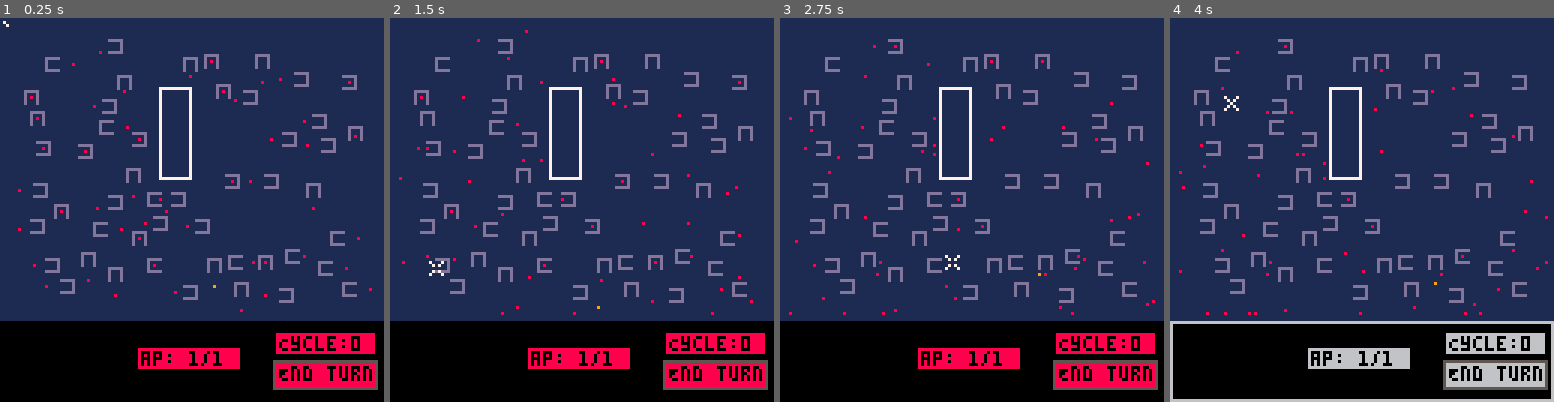
Above: before the commit, frames 1-4 (left to right).
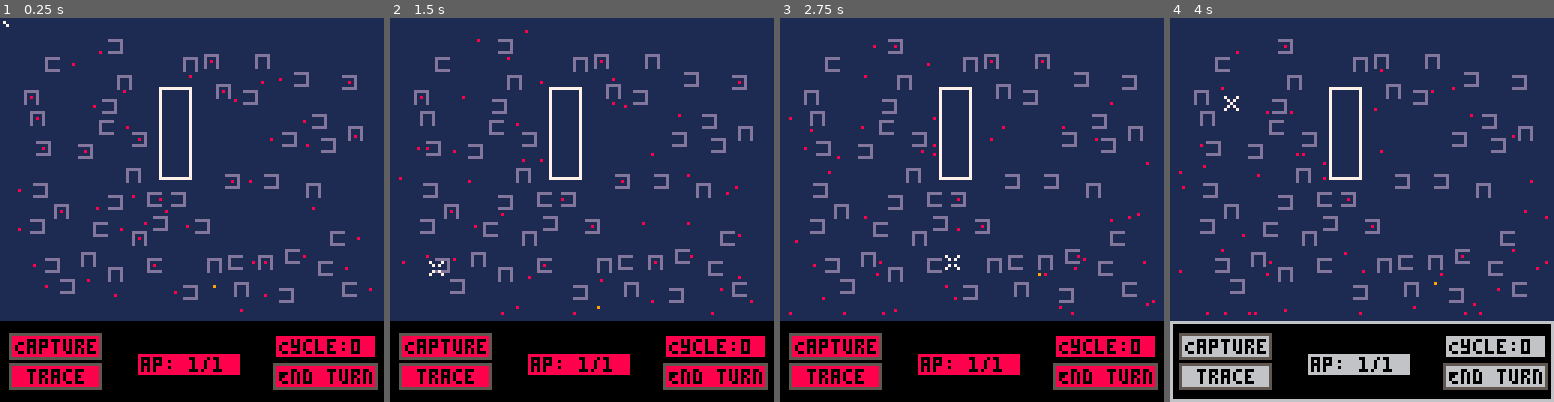
Above: after the commit, the same moments.

Repository: vholmer/capture-and-trace
Game: PICO-8 cartridge cart.p8
Two runs of this game, one before a commit and one after it. Both use one fixed random seed, a clock stepped at 60 frames per second and the inputs below.
Inputs (mouse positions are in pixels of both pictures, inside the frame that each line leads up to):
- Up to frame 1 (0.25 s): no input
- Up to frame 2 (1.5 s): click (670, 121) at 0.67 s; click (436, 267) at 1.22 s
- Up to frame 3 (2.75 s): click (887, 114) at 1.77 s; click (952, 259) at 2.32 s
- Up to frame 4 (4 s): click (1404, 106) at 2.87 s; click (1465, 256) at 3.42 s; click (1231, 102) at 3.97 s

The runs differ from the first frame. In frame 1, 5.1% of the frame differs, in the area x 2-99%, y 82-97%; in frame 2, 5.1%; in frame 3, 5.1%; in frame 4, 5.1%.

Commit message:
button alignment, capture and trace button

Diff:
--- a/lua/draw.lua
+++ b/lua/draw.lua
@@ -1,6 +1,6 @@
 function draw_ap()
 	ap_top_left_x = 46
-	ap_top_left_y = 110
+	ap_top_left_y = 112
 	ap_bot_right_x = ap_top_left_x + 33
 	ap_bot_right_y = ap_top_left_y + 6
 
@@ -30,7 +30,7 @@
 
 function draw_cycle()
 	cycle_top_right_x = 124
-	cycle_top_right_y = 105
+	cycle_top_right_y = 106
 	cycle_bot_left_x = cycle_top_right_x - 32
 	cycle_bot_left_y = cycle_top_right_y + 6
 
@@ -62,7 +62,7 @@
 	end_turn_bot_right_y = 122
 	end_turn_bot_right_x = 124
 	end_turn_top_left_x = end_turn_bot_right_x - 32
-	end_turn_top_left_y = end_turn_bot_right_y - 7
+	end_turn_top_left_y = end_turn_bot_right_y - 6
 
 	if game_over then
 		color = 8
@@ -286,3 +286,81 @@
 		0
 	)
 end
+
+function draw_actions()
+	capture_top_left_x = 3
+	capture_top_left_y = 105
+	capture_bot_right_x = 33
+	capture_bot_right_y = capture_top_left_y + 8
+
+	if game_over then
+		color = 8
+	elseif capture_mouse_over and not buttons_disabled then
+		color = 3
+	elseif in_cycle then
+		color = 8
+	else
+		color = 6
+	end
+
+	rectfill(
+		capture_top_left_x,
+		capture_top_left_y,
+		capture_bot_right_x,
+		capture_bot_right_y,
+		color
+	)
+
+	rect(
+		capture_top_left_x,
+		capture_top_left_y,
+		capture_bot_right_x,
+		capture_bot_right_y,
+		5
+	)
+
+	print(
+		"Capture",
+		capture_top_left_x + 2,
+		capture_top_left_y + 2,
+		0
+	)
+
+	trace_top_left_x = 3
+	trace_top_left_y = 115
+	trace_bot_right_x = 33
+	trace_bot_right_y = trace_top_left_y + 8
+
+	if game_over then
+		color = 8
+	elseif trace_mouse_over and not buttons_disabled then
+		color = 3
+	elseif in_cycle then
+		color = 8
+	else
+		color = 6
+	end
+
+	rectfill(
+		trace_top_left_x,
+		trace_top_left_y,
+		trace_bot_right_x,
+		trace_bot_right_y,
+		color
+	)
+
+	rect(
+		trace_top_left_x,
+		trace_top_left_y,
+		trace_bot_right_x,
+		trace_bot_right_y,
+		5
+	)
+
+	print(
+		"trace",
+		trace_top_left_x + 6,
+		trace_top_left_y + 2,
+		0
+	)
+end
--- a/lua/game.lua
+++ b/lua/game.lua
@@ -12,8 +12,29 @@
 		et_mouse_over = false
 	end
 
+	if 		mouse_x >= capture_top_left_x
+		and mouse_x <= capture_bot_right_x
+		and mouse_y >= capture_top_left_y
+		and mouse_y <= capture_bot_right_y
+	then
+		capture_mouse_over = true
+	else
+		capture_mouse_over = false
+	end
+
+	if 		mouse_x >= trace_top_left_x
+		and mouse_x <= trace_bot_right_x
+		and mouse_y >= trace_top_left_y
+		and mouse_y <= trace_bot_right_y
+	then
+		trace_mouse_over = true
+	else
+		trace_mouse_over = false
+	end
+
 	if 		go_no_top_left_x ~= nil
 		and go_yes_top_left_x ~= nil
+		and game_over
 	then
 		if 		mouse_x >= go_no_top_left_x
 			and mouse_x <= go_no_bot_right_x
--- a/lua/main.lua
+++ b/lua/main.lua
@@ -44,6 +44,7 @@
 	draw_endturn()
 	draw_cycle()
 	draw_ap()
+	draw_actions()
 	if game_over then
 		draw_game_over()
 	end
